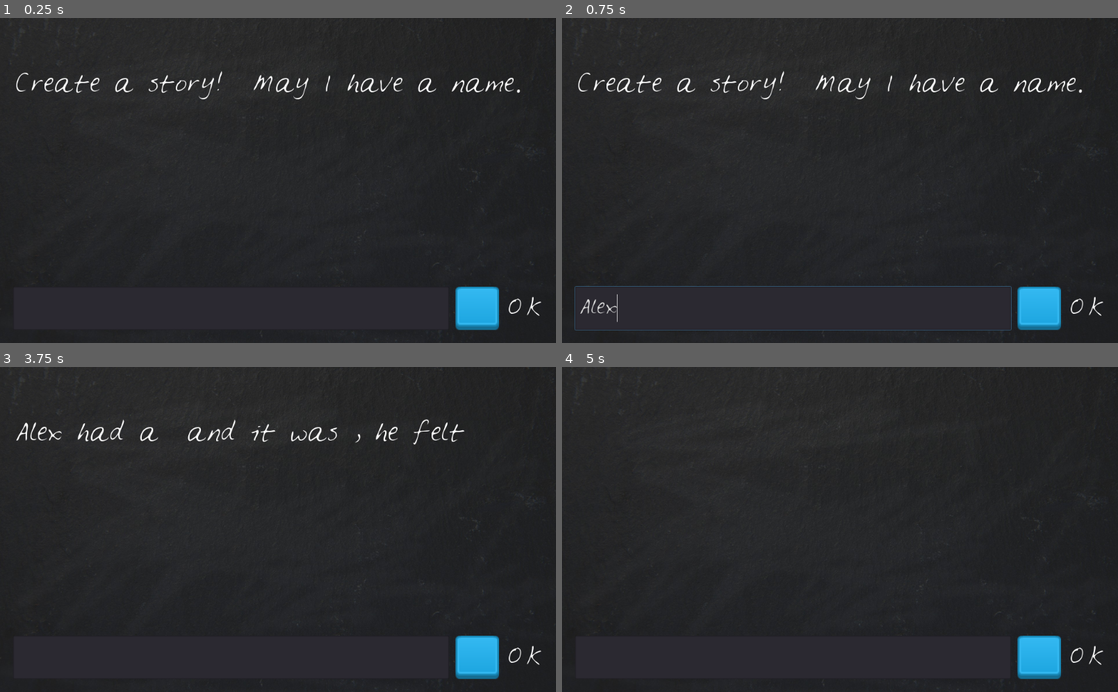
Above: before the commit, frames 1-4 (two rows, left to right).
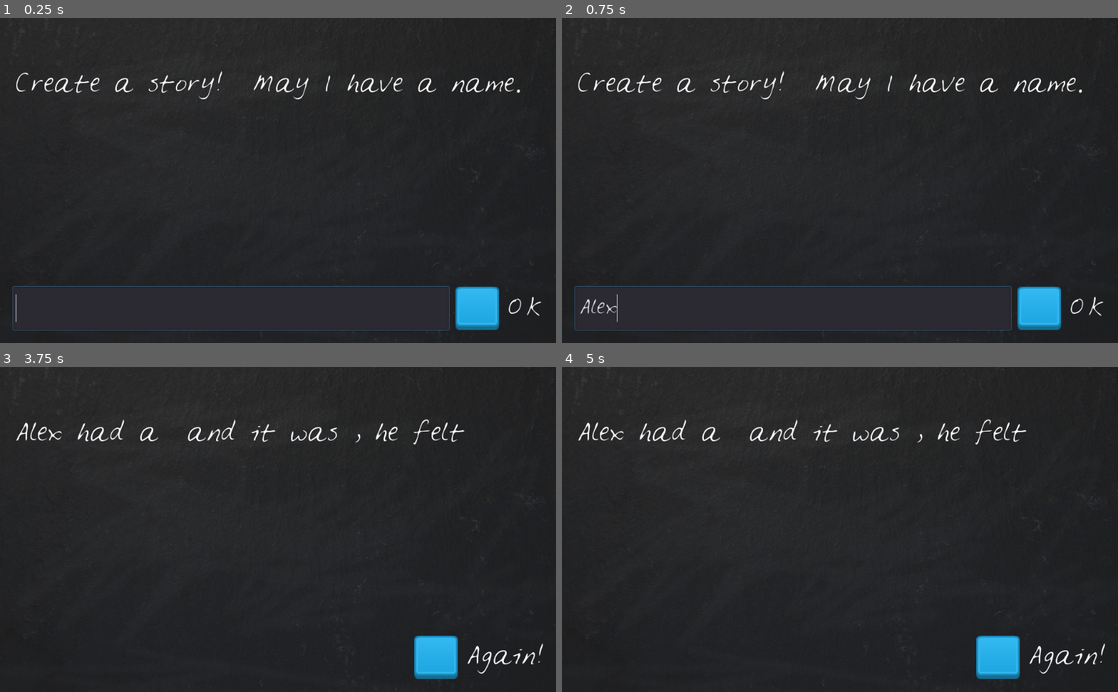
Above: after the commit, the same moments.

Repository: StudlySpud/Godot-Course
Game: Godot game, scene res://LoonyLips.tscn
Same seed, same stepped clock (60 frames per second), same inputs: the game is played once before the commit and once after it.
Inputs (mouse positions are in pixels of both pictures, inside the frame that each line leads up to):
- Up to frame 1 (0.25 s): no input
- Up to frame 2 (0.75 s): click (795, 307) at 0.52 s; type "Alex" at 0.6 s
- Up to frame 3 (3.75 s): click (478, 656) at 1.25 s; click (478, 656) at 2 s; click (478, 656) at 2.75 s; tap Enter at 3.5 s
- Up to frame 4 (5 s): tap Space at 4.25 s

The runs differ from the first frame. In frame 1, 0.4% of the frame differs, in the area x 2-81%, y 82-97%; in frame 2, nothing differs; in frame 3, 2.2%; in frame 4, 3.0%, in the area x 2-98%, y 16-97%.
Error before the commit: Invalid get index '5' (on base: 'Array'). (res://LoonyLips.gd:40)

Commit message:
add ability to start new story

Diff:
--- a/Loony Lips/LoonyLips.gd
+++ b/Loony Lips/LoonyLips.gd
@@ -11,10 +11,14 @@
 	DisplayText.text = "Create a story!  "
 	check_player_words_length()
 
+func _on_Button_pressed():
+	if is_story_done():
+# warning-ignore:return_value_discarded
+		get_tree().reload_current_scene()
+	else:
+		add_to_player_words()
 
-func _on_Button_pressed():
-	add_to_player_words()
-
+# warning-ignore:unused_argument
 func _on_InputText_text_entered(new_text):
 	add_to_player_words()
 
@@ -29,7 +33,7 @@
 
 func check_player_words_length():
 	if is_story_done():
-		tell_story()
+		end_game()
 	else:
 		prompt_player()
 
@@ -38,3 +42,9 @@
 
 func prompt_player():
 	DisplayText.text += "May I have " + prompts[player_words.size()] + "."
+	PlayerText.grab_focus()
+
+func end_game():
+	tell_story()
+	PlayerText.queue_free()
+	$VBoxContainer/HBoxContainer/Label.text = "Again!"
--- a/Loony Lips/LoonyLips.tscn
+++ b/Loony Lips/LoonyLips.tscn
@@ -53,11 +53,11 @@
 margin_right = 976.0
 margin_bottom = 552.0
 custom_constants/separation = 12
+alignment = 2
 
 [node name="InputText" type="LineEdit" parent="VBoxContainer/HBoxContainer"]
 margin_right = 803.0
 margin_bottom = 80.0
-rect_min_size = Vector2( 800, 80 )
 size_flags_horizontal = 3
 custom_fonts/font = SubResource( 2 )
 
